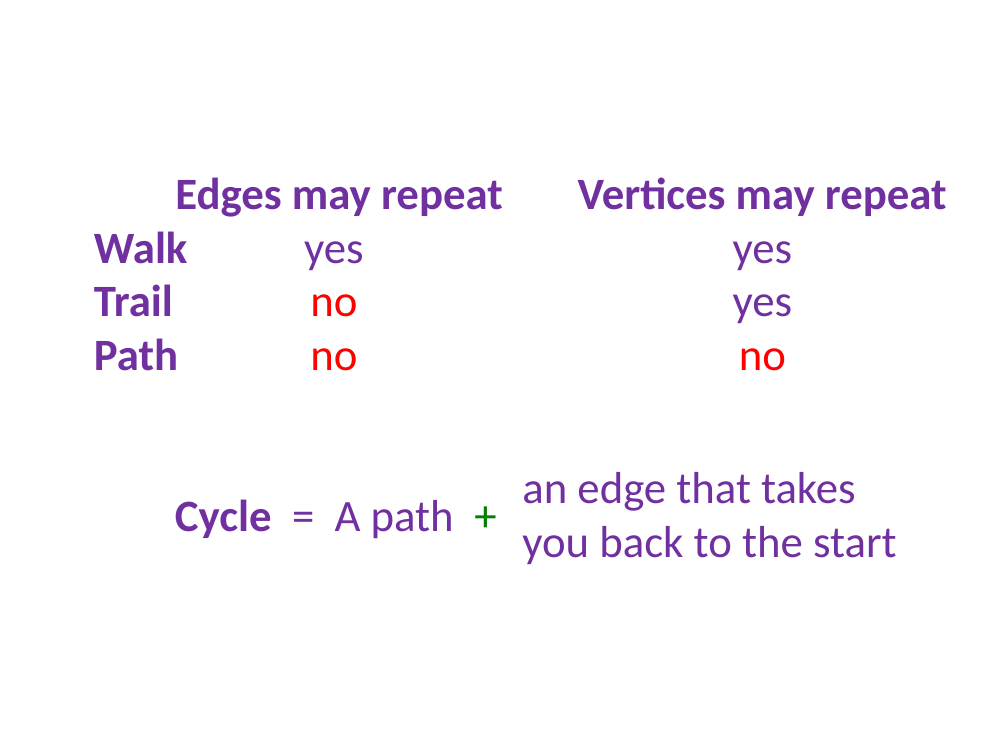
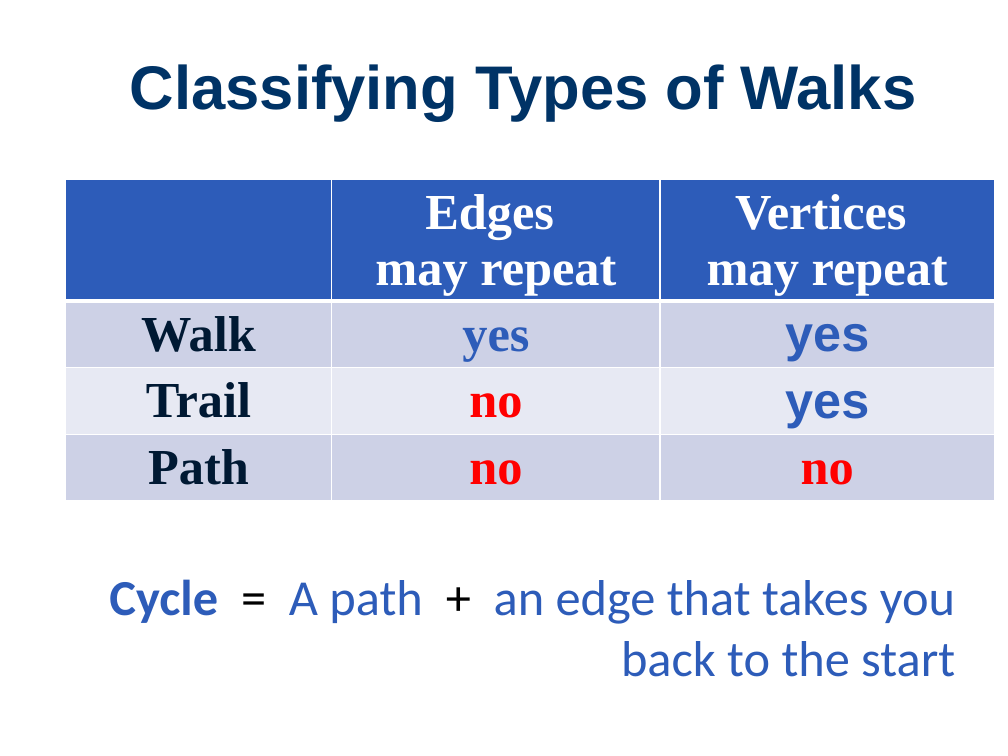
Before and after one commit to Cy-FairCS/cs3, a slide deck: slide 21 of u09a_graphTheory/notes/0 Graph Theory Terminology/Graph Theory Terms.pptx (slide 20 before the commit). Drawn at 1008x756 pixels with LibreOffice and Linux fonts; fonts in the diff are those of the drawing; background and template pictures are left out. Boxes give left, top, right and bottom in pixels: in the first picture for what was removed or moved away, otherwise in the second. Text is boxed around its words. In the diff, an @@ line names an element or a change of style, - is before the commit and + after.

```diff
--- a/u09a_graphTheory/notes/0 Graph Theory Terminology/Graph Theory Terms.pptx
+++ b/u09a_graphTheory/notes/0 Graph Theory Terminology/Graph Theory Terms.pptx
@@ text added at [130,64,917,121], 44 pt, text #003366, bold @@
+Classifying Types of Walks
@@ table added at [66,179,996,522], 4 rows, 3 columns @@
+ | Edges may repeat | Vertices may repeat
+Walk | yes | yes
+Trail | no | yes
+Path | no | no
@@ text removed at [94,177,786,539] @@
-Edges may repeat Vertices may repeat
-Walk yes yes
-Trail no yes
-Path no no
-Cycle = A path +
@@ text at [109,579,955,677]: text changed; size 32 to 36 pt; text colour #7030A0 to #2D5CB9 @@
-an edge that takes
-you back to the start
+Cycle = A path + an edge that takes you
+back to the start
```
Also in this commit, not shown: 16 other slides changed, 8 slides added, 1 slide removed, 31 other files.
